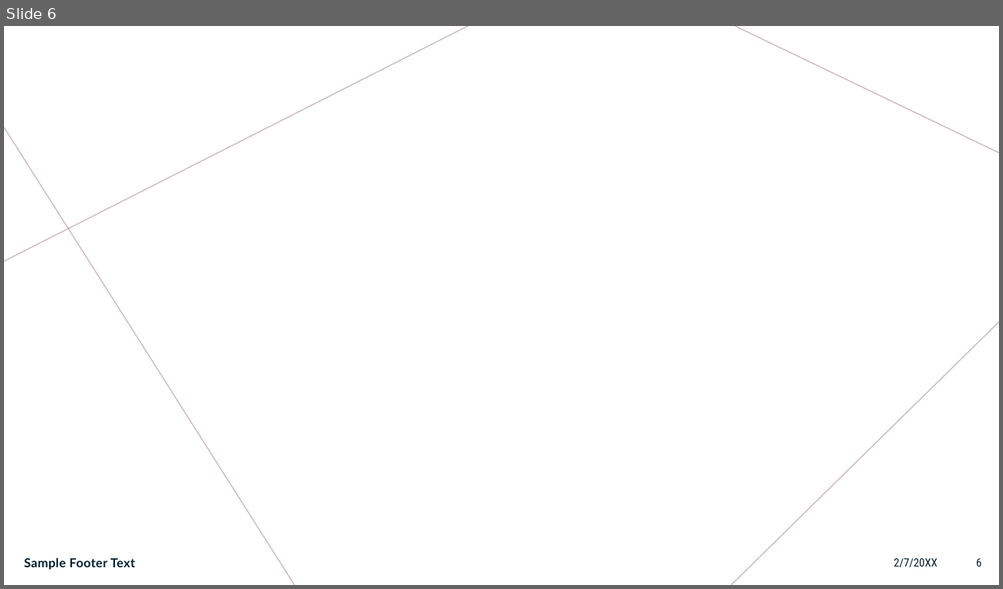
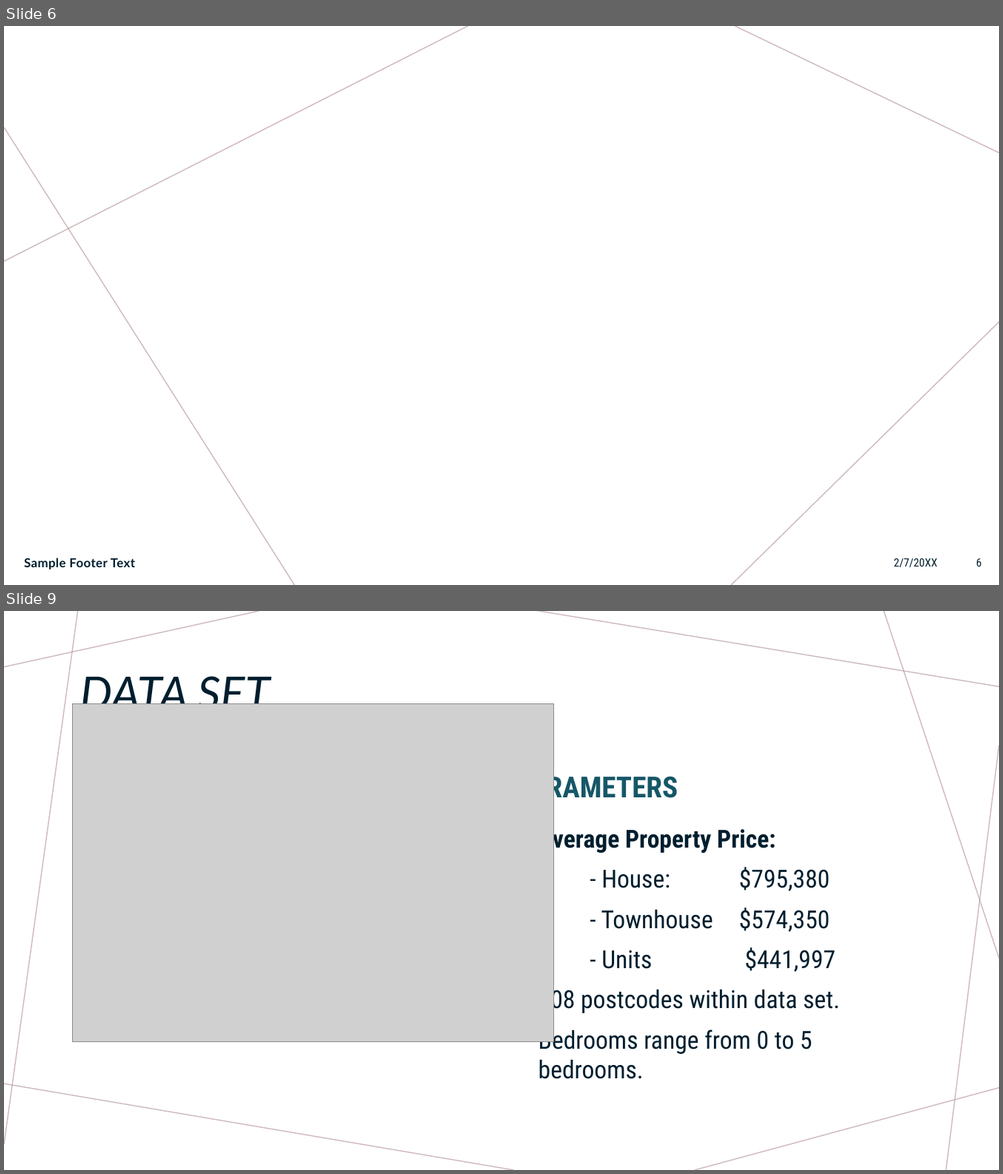
Before and after one commit to Anguyensfg/project-4, a slide deck: Project 4.pptx. Shown one above the other, each under a label of ours: slide 6 before the commit, slides 6 and 9 after it; the slides between them are not shown. The pictures are 1003x589 and 1003x1174 pixels, drawn with LibreOffice and Linux fonts; fonts in the diff are those of the drawing; grey boxes stand for pictures; background and template pictures are left out. Boxes give left, top, right and bottom in pixels: in the first picture for what was removed or moved away, otherwise in the second. Text is boxed around its words. In the diff, an @@ line names an element or a change of style, - is before the commit and + after.

```diff
--- a/Project 4.pptx
+++ b/Project 4.pptx
@@ slide 9 added at <box>4,611,999,1170</box>, background #FFFFFF; not listed: 7 template elements that a slide beside it also shows @@
@@ title added at <box>80,676,270,718</box>, 44 pt, text #001E2E, italic @@
+DATA SET
@@ picture added at <box>72,703,553,1042</box> @@
@@ text added at <box>515,771,677,805</box>, 28 pt, text #155767, bold @@
+PARAMETERS
@@ text added at <box>538,825,839,1079</box>, 24 pt, text #001E2E @@
+• Average Property Price:
+- House: $795,380
+- Townhouse $574,350
+- Units $441,997
+• 108 postcodes within data set.
+• Bedrooms range from 0 to 5 bedrooms.
```
Also in this commit, not shown: 8 slides changed, 12 slides removed.
